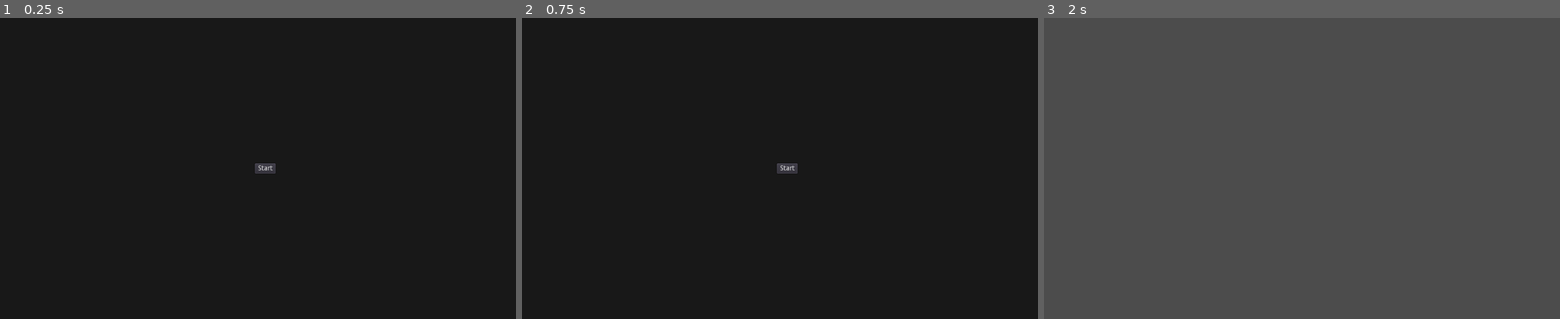
Above: before the commit, frames 1-3 (left to right).
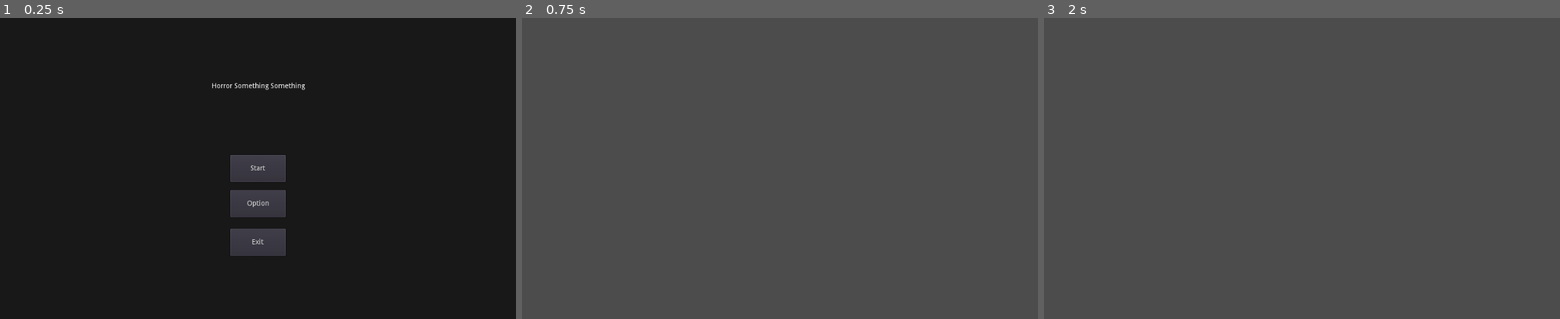
Above: after the commit, the same moments.

Repository: HasanMafatihul/ancient-horror-JAM
Game: Godot game, scene res://screens/main_menu.tscn
The game is run twice, just before and just after one commit, with the same random seed, the same clock (stepped at 60 frames per second) and the same inputs. This scene is started directly instead of the project's main scene. Sound files missing from this copy of the repository are replaced by a short silence.
Inputs (mouse positions are in pixels of both pictures, inside the frame that each line leads up to):
- Up to frame 1 (0.25 s): no input
- Up to frame 2 (0.75 s): click (780, 204) at 0.5 s, where only the run after the commit has a clickable "Option"
- Up to frame 3 (2 s): click (1307, 168) at 1.25 s, where only the run before the commit has a clickable "Start"

The runs differ from the first frame. In frame 1, 3.0% of the frame differs, in the area x 41-60%, y 21-80%; in frame 2, 100%, in the area x 0-100%, y 0-100%; in frame 3, nothing differs.
Error in both runs: Attempt to call function 'instance' in base 'null instance' on a null instance. (res://screens/scripts/global.gd:30)

Commit message:
Added options menu. Added alteration to Audio script to accomodate continous play.
Signed-off-by: HasanMafatihul <16521045@mahasiswa.itb.ac.id>

Diff:
--- /dev/null
+++ b/default_bus_layout.tres
@@ -0,0 +1,9 @@
+[gd_resource type="AudioBusLayout" format=2]
+
+[resource]
+bus/1/name = "sfx"
+bus/1/solo = false
+bus/1/mute = false
+bus/1/bypass_fx = false
+bus/1/volume_db = 0.0
+bus/1/send = "Master"
--- a/screens/audio.tscn
+++ b/screens/audio.tscn
@@ -1,8 +1,10 @@
-[gd_scene load_steps=2 format=2]
+[gd_scene load_steps=3 format=2]
 
 [ext_resource path="res://screens/scripts/audio.gd" type="Script" id=1]
+[ext_resource path="res://assets/sounds/Default BGM.wav" type="AudioStream" id=2]
 
 [node name="audioControl" type="Node"]
 script = ExtResource( 1 )
 
 [node name="ost" type="AudioStreamPlayer" parent="."]
+stream = ExtResource( 2 )
--- a/screens/main_menu.tscn
+++ b/screens/main_menu.tscn
@@ -6,6 +6,7 @@
 anchor_right = 1.0
 anchor_bottom = 1.0
 __meta__ = {
+"_edit_lock_": true,
 "_edit_use_anchors_": false
 }
 
@@ -14,17 +15,61 @@
 anchor_bottom = 1.0
 color = Color( 0.0980392, 0.0980392, 0.0980392, 1 )
 __meta__ = {
+"_edit_lock_": true,
 "_edit_use_anchors_": false
 }
 
-[node name="Button" type="Button" parent="."]
+[node name="start" type="Button" parent="."]
 anchor_left = 0.5
 anchor_top = 0.5
 anchor_right = 0.5
 anchor_bottom = 0.5
-margin_left = -6.0
-margin_top = -10.0
-margin_right = 6.0
-margin_bottom = 10.0
+margin_left = -55.0
+margin_top = -27.0
+margin_right = 55.0
+margin_bottom = 27.0
 text = "Start"
 script = ExtResource( 1 )
+
+[node name="option" type="Button" parent="."]
+anchor_left = 0.5
+anchor_top = 0.5
+anchor_right = 0.5
+anchor_bottom = 0.5
+margin_left = -55.0
+margin_top = 42.7944
+margin_right = 55.0
+margin_bottom = 96.7944
+text = "Option"
+script = ExtResource( 1 )
+__meta__ = {
+"_edit_use_anchors_": false
+}
+
+[node name="exit" type="Button" parent="."]
+anchor_left = 0.5
+anchor_top = 0.5
+anchor_right = 0.5
+anchor_bottom = 0.5
+margin_left = -55.0
+margin_top = 120.135
+margin_right = 55.0
+margin_bottom = 174.135
+text = "Exit"
+script = ExtResource( 1 )
+__meta__ = {
+"_edit_use_anchors_": false
+}
+path = "quit"
+
+[node name="Label" type="Label" parent="."]
+anchor_left = 0.5
+anchor_top = 0.5
+anchor_right = 0.5
+anchor_bottom = 0.5
+margin_left = -92.5
+margin_top = -170.975
+margin_right = 92.5
+margin_bottom = -156.975
+text = "Horror Something Something"
+align = 1
--- /dev/null
+++ b/screens/options.tscn
@@ -0,0 +1,81 @@
+[gd_scene load_steps=3 format=2]
+
+[ext_resource path="res://screens/scripts/button_global.gd" type="Script" id=1]
+[ext_resource path="res://screens/scripts/options.gd" type="Script" id=2]
+
+[node name="Control" type="Control"]
+anchor_right = 1.0
+anchor_bottom = 1.0
+script = ExtResource( 2 )
+__meta__ = {
+"_edit_lock_": true,
+"_edit_use_anchors_": false
+}
+
+[node name="ColorRect" type="ColorRect" parent="."]
+anchor_right = 1.0
+anchor_bottom = 1.0
+color = Color( 0.0980392, 0.0980392, 0.0980392, 1 )
+__meta__ = {
+"_edit_lock_": true,
+"_edit_use_anchors_": false
+}
+
+[node name="back" type="Button" parent="."]
+anchor_left = 0.5
+anchor_top = 0.5
+anchor_right = 0.5
+anchor_bottom = 0.5
+margin_left = -475.504
+margin_top = 211.761
+margin_right = -365.504
+margin_bottom = 265.761
+text = "Back"
+script = ExtResource( 1 )
+__meta__ = {
+"_edit_use_anchors_": false
+}
+
+[node name="Label" type="Label" parent="."]
+anchor_left = 0.5
+anchor_top = 0.5
+anchor_right = 0.5
+anchor_bottom = 0.5
+margin_left = -92.5
+margin_top = -170.975
+margin_right = 92.5
+margin_bottom = -156.975
+text = "Horror Something Something"
+align = 1
+
+[node name="VBoxContainer" type="VBoxContainer" parent="."]
+anchor_left = 0.5
+anchor_top = 0.5
+anchor_right = 0.5
+anchor_bottom = 0.5
+margin_left = -221.0
+margin_top = -88.0
+margin_right = 222.0
+margin_bottom = 87.0
+__meta__ = {
+"_edit_use_anchors_": false
+}
+
+[node name="Label" type="Label" parent="VBoxContainer"]
+margin_right = 443.0
+margin_bottom = 14.0
+
+[node name="master" type="HSlider" parent="VBoxContainer"]
+margin_top = 18.0
+margin_right = 443.0
+margin_bottom = 34.0
+
+[node name="Label2" type="Label" parent="VBoxContainer"]
+margin_top = 38.0
+margin_right = 443.0
+margin_bottom = 52.0
+
+[node name="sound" type="HSlider" parent="VBoxContainer"]
+margin_top = 56.0
+margin_right = 443.0
+margin_bottom = 72.0
--- a/screens/scripts/audio.gd
+++ b/screens/scripts/audio.gd
@@ -21,12 +21,18 @@
 # Setting the volume every process
 func _process(_delta):
 	AudioServer.set_bus_volume_db(AudioServer.get_bus_index("Master"), linear2db(volume_master/100))
+	AudioServer.set_bus_volume_db(AudioServer.get_bus_index("sfx"), linear2db(volume_master/100))
 
 # Play song using ost audiostream
-func playSong(song: String):
+func playSong(song: String, pos: float = 0.0):
 	if turned:
 		ost.stream.resource_path = songDict[song]
 		ost.play()
+		ost.seek(pos)
+
+# Get current ost's current time
+func getSongTime() -> float:
+	return ost.get_playback_position()
 
 # Play sound using respective audiostream
 func playSound(sound:String):
--- /dev/null
+++ b/screens/scripts/options.gd
@@ -0,0 +1,11 @@
+extends Control
+
+func _ready():
+	# Synchronizing
+	$VBoxContainer/master.value = audio.volume_master
+	$VBoxContainer/sound.value = audio.volume_sfx
+
+func _process(delta):
+	# Constantly adjusting
+	audio.volume_master = $VBoxContainer/master.value
+	audio.volume_sfx = $VBoxContainer/sound.value
Not shown, added: assets/sounds/Default BGM.wav.import
Not shown, added: assets/sounds/Default BGM.wav
